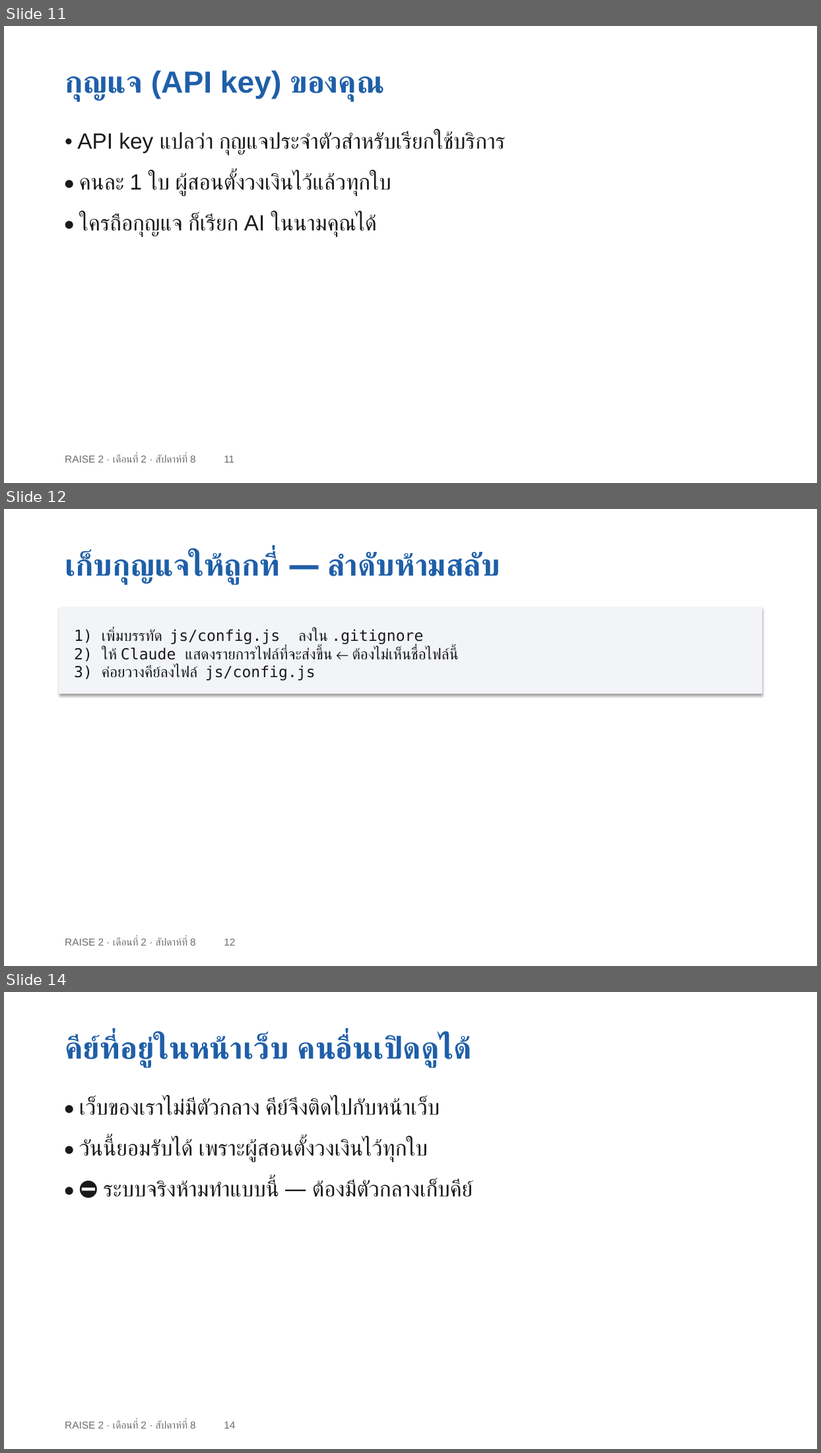
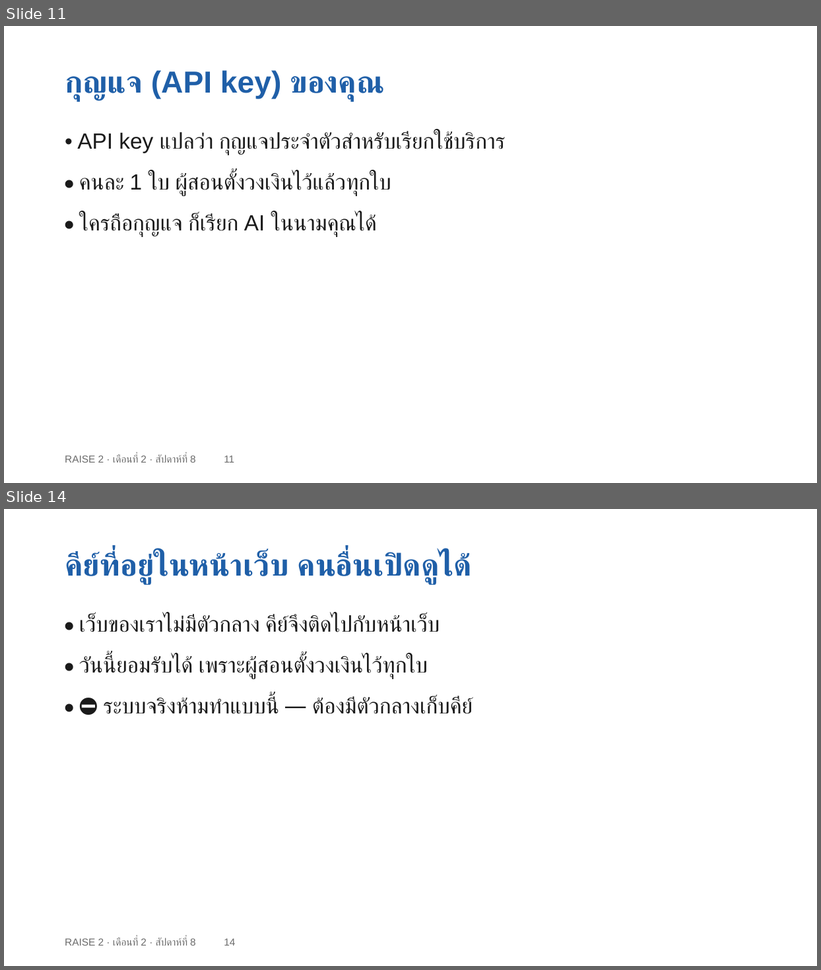
Before and after one commit to cnacha-mfu/raise2-module2, a slide deck: materials/week8/w8-slides.pptx. Shown one above the other, each under a label of ours: slides 11, 12 and 14 before the commit, slides 11 and 14 after it; the slides between them are not shown. The pictures are 821x1453 and 821x970 pixels, drawn with LibreOffice and Linux fonts; fonts in the diff are those of the drawing. Boxes give left, top, right and bottom in pixels: in the first picture for what was removed or moved away, otherwise in the second. Text is boxed around its words. In the diff, an @@ line names an element or a change of style, - is before the commit and + after.

```diff
--- a/materials/week8/w8-slides.pptx
+++ b/materials/week8/w8-slides.pptx
@@ slide 12 removed at bbox=[4, 509, 817, 966], background #FFFFFF @@
@@ text removed at bbox=[65, 552, 500, 584] @@
-เก็บกุญแจให้ถูกที่ — ลำดับห้ามสลับ
@@ rectangle removed at bbox=[59, 607, 762, 694] @@
-1) เพิ่มบรรทัด js/config.js ลงใน .gitignore
-2) ให้ Claude แสดงรายการไฟล์ที่จะส่งขึ้น ← ต้องไม่เห็นชื่อไฟล์นี้
-3) ค่อยวางคีย์ลงไฟล์ js/config.js
@@ text removed at bbox=[65, 938, 235, 946] @@
-RAISE 2 · เดือนที่ 2 · สัปดาห์ที่ 8 12
```
Also in this commit, not shown: 4 slides changed, 1 slide added, 9 other files.
